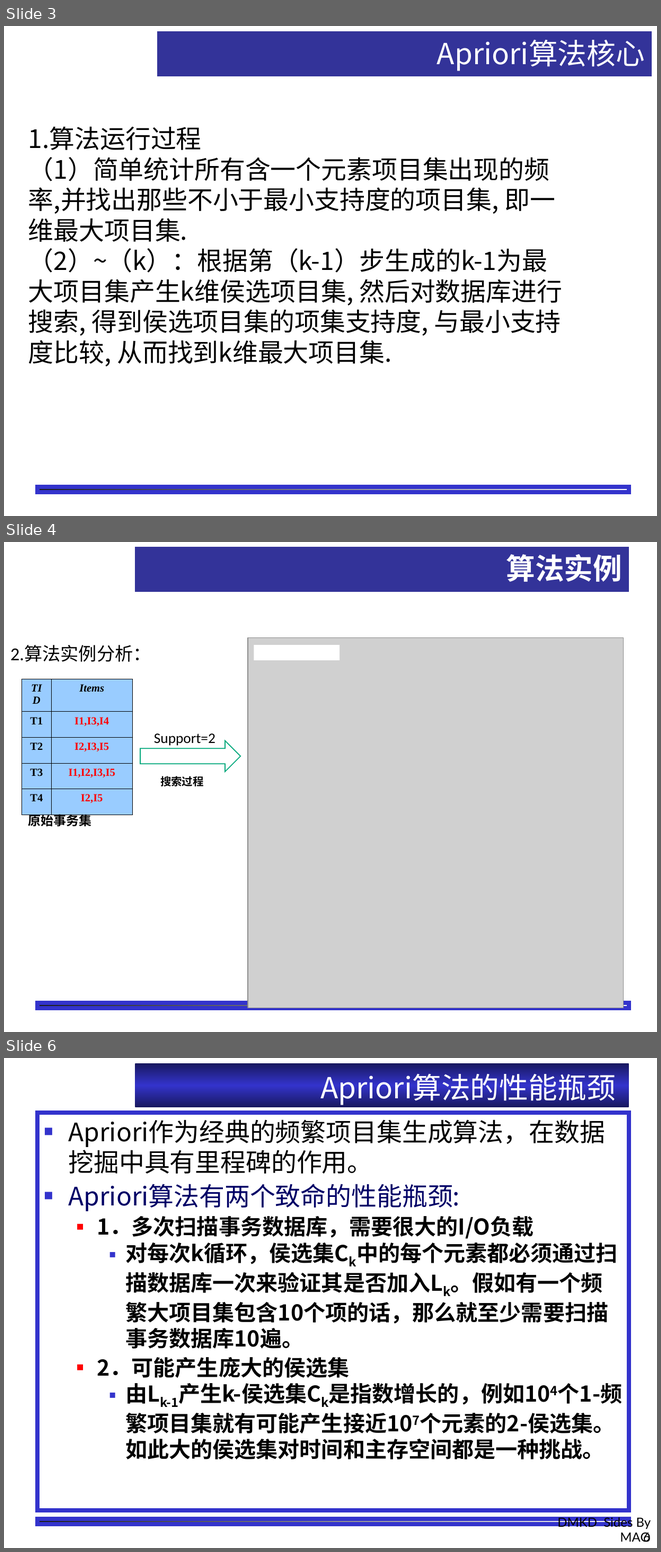
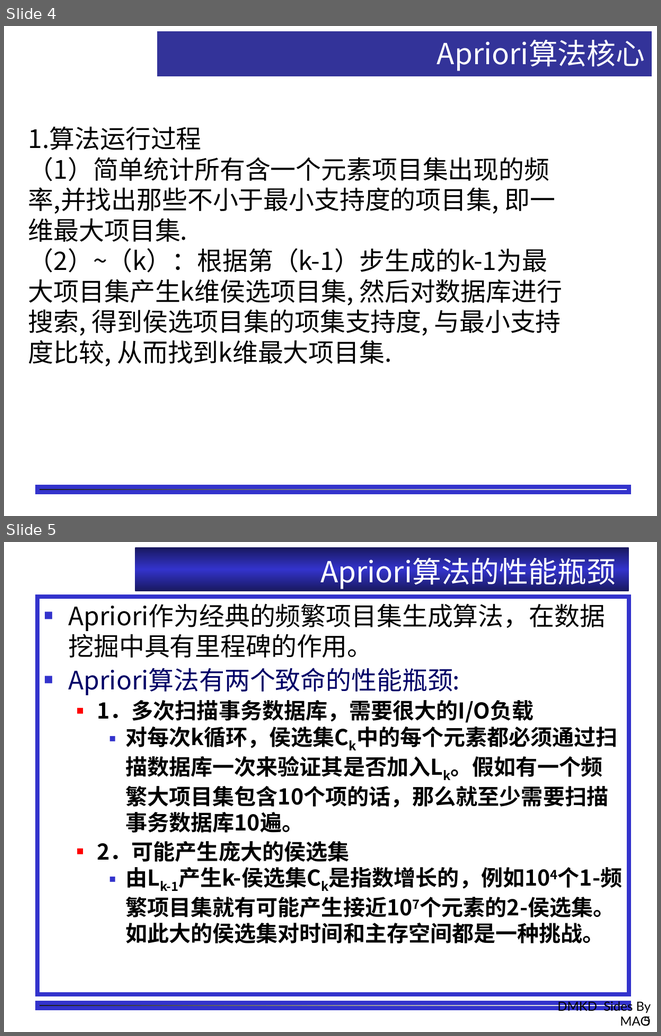
Before and after one commit to shfkuang/shfkuang.github.io, a slide deck: dm/ch3.2.ppt. Shown one above the other, each under a label of ours: slides 3, 4 and 6 before the commit, slides 4 and 5 after it; the slides between them are not shown. The pictures are 661x1552 and 661x1036 pixels, drawn with LibreOffice and Linux fonts; fonts in the diff are those of the drawing; grey boxes stand for pictures; background and template pictures are left out. Boxes give left, top, right and bottom in pixels: in the first picture for what was removed or moved away, otherwise in the second. Text is boxed around its words. In the diff, an @@ line names an element or a change of style, - is before the commit and + after.

```diff
--- a/dm/ch3.2.ppt
+++ b/dm/ch3.2.ppt
@@ slide 4 removed at (4, 542, 657, 1032), background #FFFFFF; not listed: 1 template element that a slide beside it also shows @@
@@ rectangle removed at (135, 547, 629, 592) @@
-算法实例
@@ text removed at (10, 645, 151, 662) @@
-2.算法实例分析：
@@ picture removed at (248, 637, 623, 1007) @@
@@ rectangle removed at (254, 645, 339, 661) @@
@@ table removed at (21, 679, 133, 808), 5 rows, 2 columns @@
-TID | Items
-T1 | I1,I3,I4
-T2 | I2,I3,I5
-T3 | I1,I2,I3,I5
-T4 | I2,I5
@@ right arrow removed at (140, 741, 241, 771) @@
@@ text removed at (154, 733, 215, 746) @@
-Support=2
@@ text removed at (160, 776, 204, 786) @@
-搜索过程
@@ text removed at (28, 812, 92, 829) @@
-原始事务集
@@ what was slide 3 is now slide 4 @@
@@ what was slide 6 is now slide 5 @@
@@ page number at (643, 1016, 651, 1026): text changed @@
-6
+5
```
Also in this commit, not shown: 4 slides changed, 2 slides added, 1 other slide removed, 2 other files.
